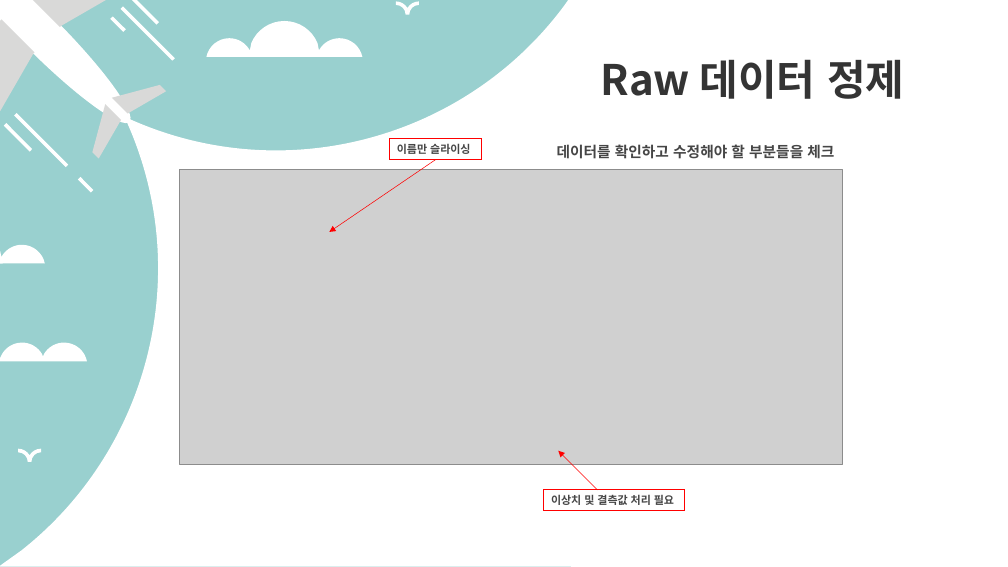
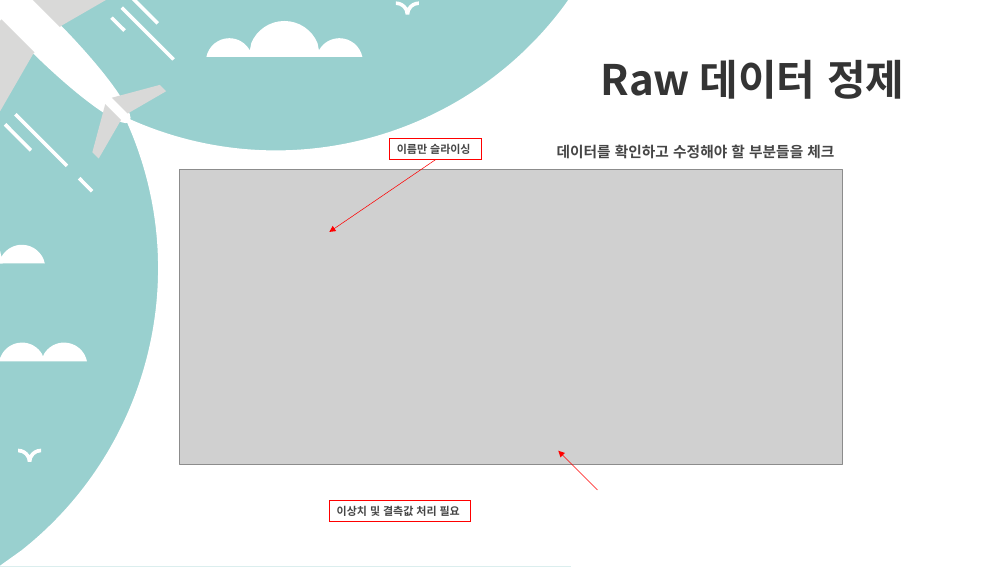
Before and after one commit to Gray116/BigData_Academy_1, a slide deck: slide 11 of 00_Projects/개인프로젝트.pptx. Drawn at 1008x567 pixels with LibreOffice and Linux fonts; fonts in the diff are those of the drawing; grey boxes stand for pictures. Boxes give left, top, right and bottom in pixels: in the first picture for what was removed or moved away, otherwise in the second. Text is boxed around its words. In the diff, an @@ line names an element or a change of style, - is before the commit and + after.

```diff
--- a/00_Projects/개인프로젝트.pptx
+++ b/00_Projects/개인프로젝트.pptx
@@ rectangle "이상치 및 결측값 처리 필요": place and size @@
-rectangle "이상치 및 결측값 처리 필요" at [544, 490, 685, 511]
+rectangle "이상치 및 결측값 처리 필요" at [330, 501, 471, 522]
```
Also in this commit, not shown: 3 other slides changed, 5 other files.
